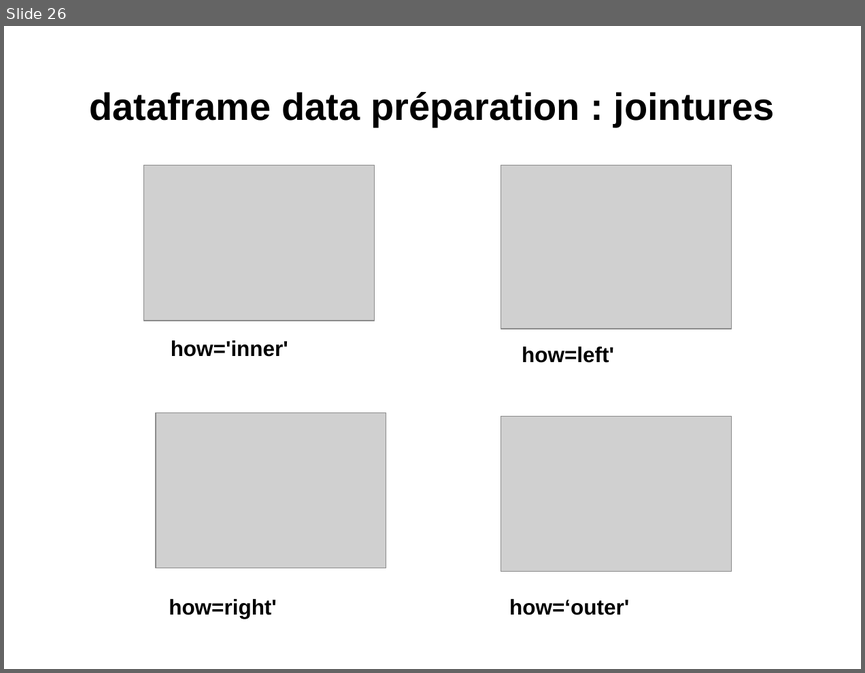
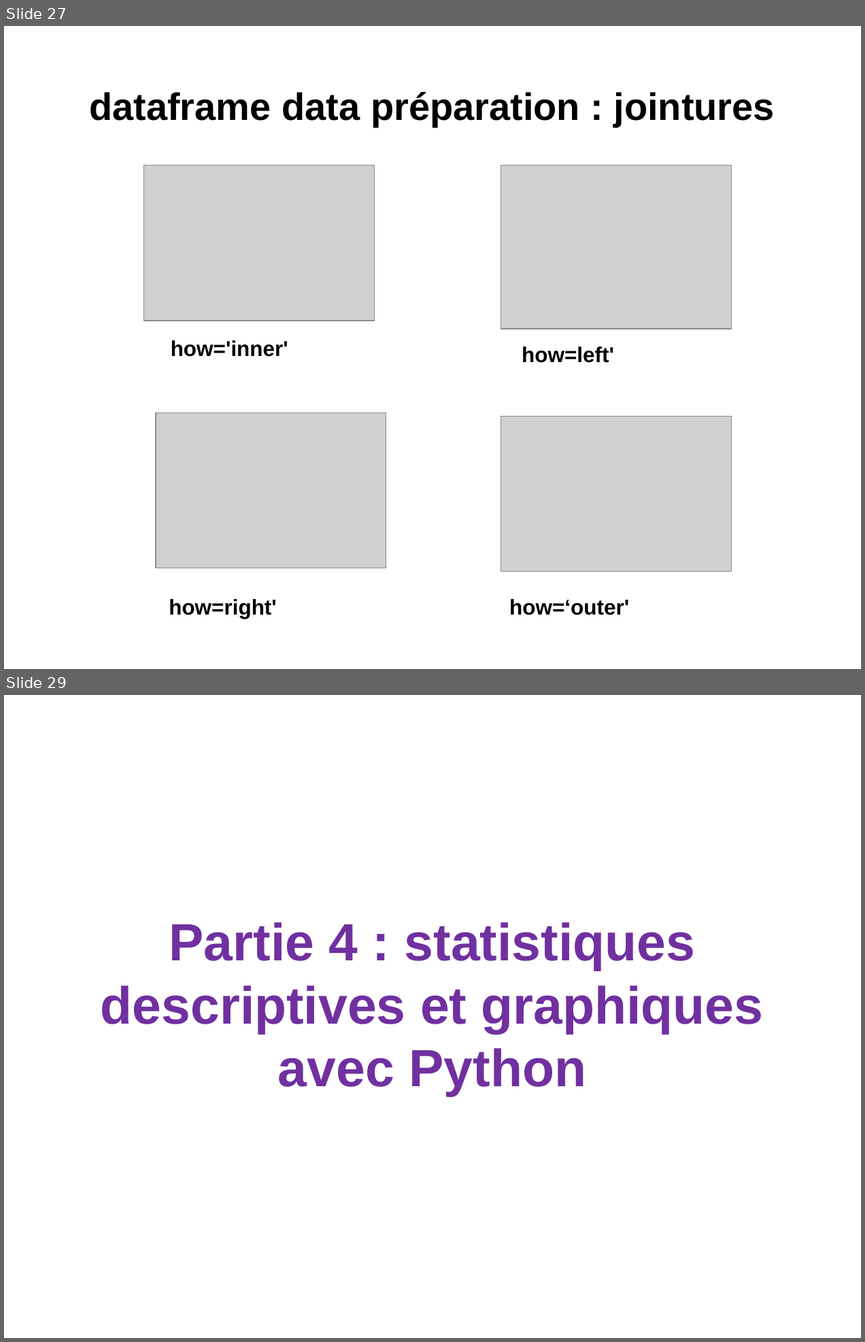
Before and after one commit to loicmidy/formation-python, a slide deck: formation python.pptx. Shown one above the other, each under a label of ours: slide 26 before the commit, slides 27 and 29 after it; the slides between them are not shown. The pictures are 865x673 and 865x1342 pixels, drawn with LibreOffice and Linux fonts; fonts in the diff are those of the drawing; grey boxes stand for pictures. Boxes give left, top, right and bottom in pixels: in the first picture for what was removed or moved away, otherwise in the second. Text is boxed around its words. In the diff, an @@ line names an element or a change of style, - is before the commit and + after.

```diff
--- a/formation python.pptx
+++ b/formation python.pptx
@@ slide 29 added at (4, 695, 861, 1338), background #FFFFFF @@
@@ title added at (101, 922, 764, 1096), 44 pt, text #7030A0, bold @@
+Partie 4 : statistiques descriptives et graphiques avec Python
@@ what was slide 26 is now slide 27 @@
```
Also in this commit, not shown: 4 slides changed, 20 other slides added, 1 slide removed, 16 other files.
